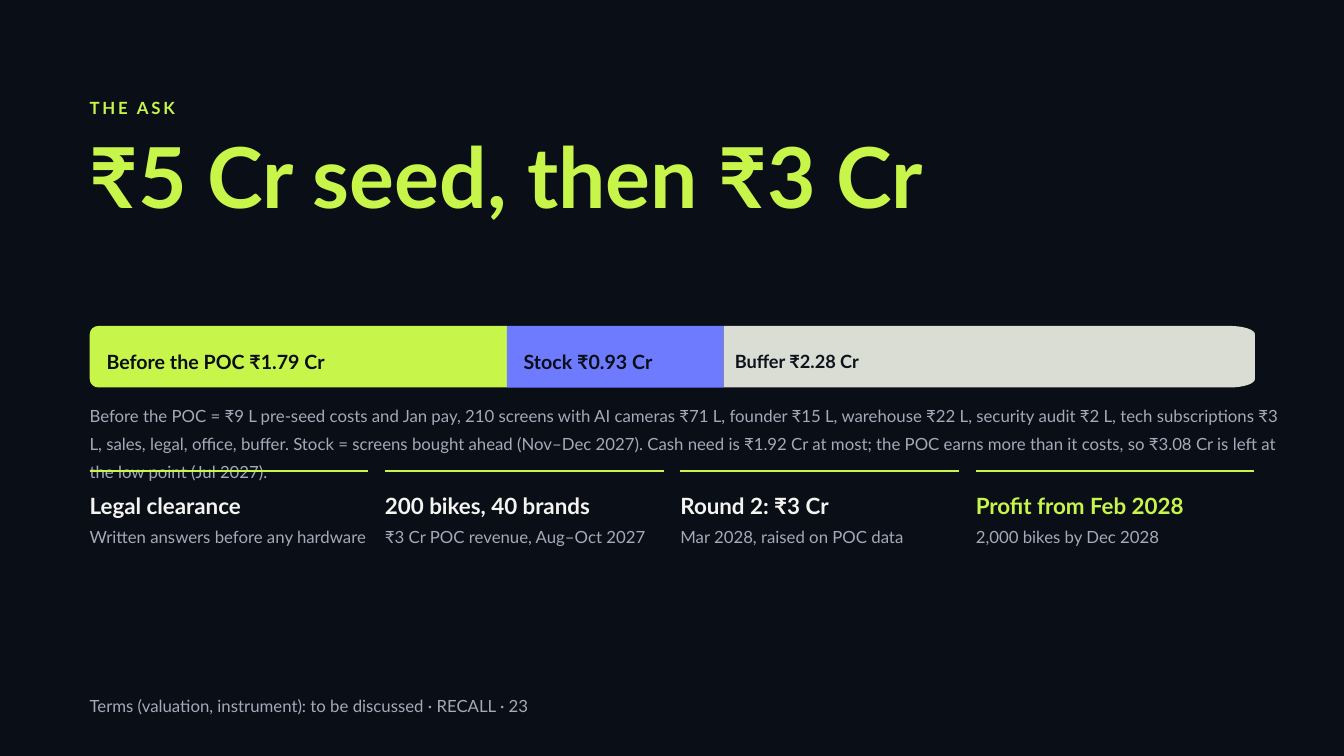
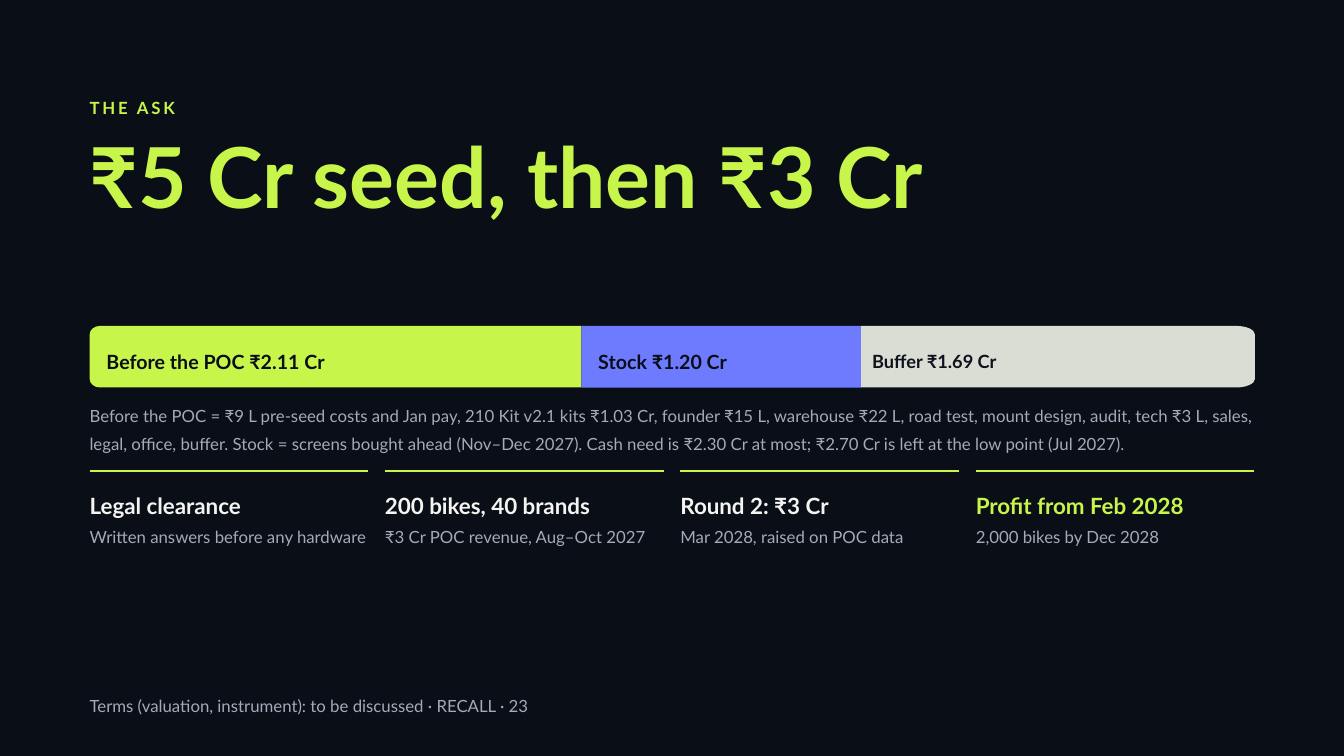
Before and after one commit to Picorus/recall-platform, a slide deck: slide 23 of docs/investor/01_RECALL_Investor_Deck_v5.4.pptx. Drawn at 1344x756 pixels with LibreOffice and Linux fonts; fonts in the diff are those of the drawing. Boxes give left, top, right and bottom in pixels: in the first picture for what was removed or moved away, otherwise in the second. Text is boxed around its words. In the diff, an @@ line names an element or a change of style, - is before the commit and + after.

```diff
--- a/docs/investor/01_RECALL_Investor_Deck_v5.4.pptx
+++ b/docs/investor/01_RECALL_Investor_Deck_v5.4.pptx
@@ freeform shape "Before the POC ₹2.11 Cr": place and size @@
-freeform shape "Before the POC ₹2.11 Cr" at (90, 326, 507, 387)
+freeform shape "Before the POC ₹2.11 Cr" at (90, 326, 582, 387)
@@ rectangle "Stock ₹1.20 Cr": place and size @@
-rectangle "Stock ₹1.20 Cr" at (507, 326, 724, 387)
+rectangle "Stock ₹1.20 Cr" at (582, 326, 861, 387)
@@ freeform shape "Buffer ₹1.69 Cr": place and size @@
-freeform shape "Buffer ₹1.69 Cr" at (724, 326, 1255, 387)
+freeform shape "Buffer ₹1.69 Cr" at (861, 326, 1255, 387)
@@ text in freeform shape at (106, 354, 324, 369): text changed @@
-Before the POC ₹1.79 Cr
+Before the POC ₹2.11 Cr
@@ text in rectangle at (598, 354, 727, 369): text changed @@
-Stock ₹0.93 Cr
+Stock ₹1.20 Cr
@@ text in freeform shape at (872, 354, 997, 368): text changed @@
-Buffer ₹2.28 Cr
+Buffer ₹1.69 Cr
@@ text at (90, 409, 1251, 453): text changed @@
-Before the POC = ₹9 L pre-seed costs and Jan pay, 210 screens with AI cameras ₹71 L, founder ₹15 L, warehouse ₹22 L, security audit ₹2 L, tech subscriptions ₹3 L, sales, legal, office, buffer. Stock = screens bought ahead (Nov–Dec 2027). Cash need is ₹1.92 Cr at most; the POC earns more than it costs, so ₹3.08 Cr is left at the low point (Jul 2027).
+Before the POC = ₹9 L pre-seed costs and Jan pay, 210 Kit v2.1 kits ₹1.03 Cr, founder ₹15 L, warehouse ₹22 L, road test, mount design, audit, tech ₹3 L, sales, legal, office, buffer. Stock = screens bought ahead (Nov–Dec 2027). Cash need is ₹2.30 Cr at most; ₹2.70 Cr is left at the low point (Jul 2027).
```
Also in this commit, not shown: 16 other slides changed, 8 other files.
